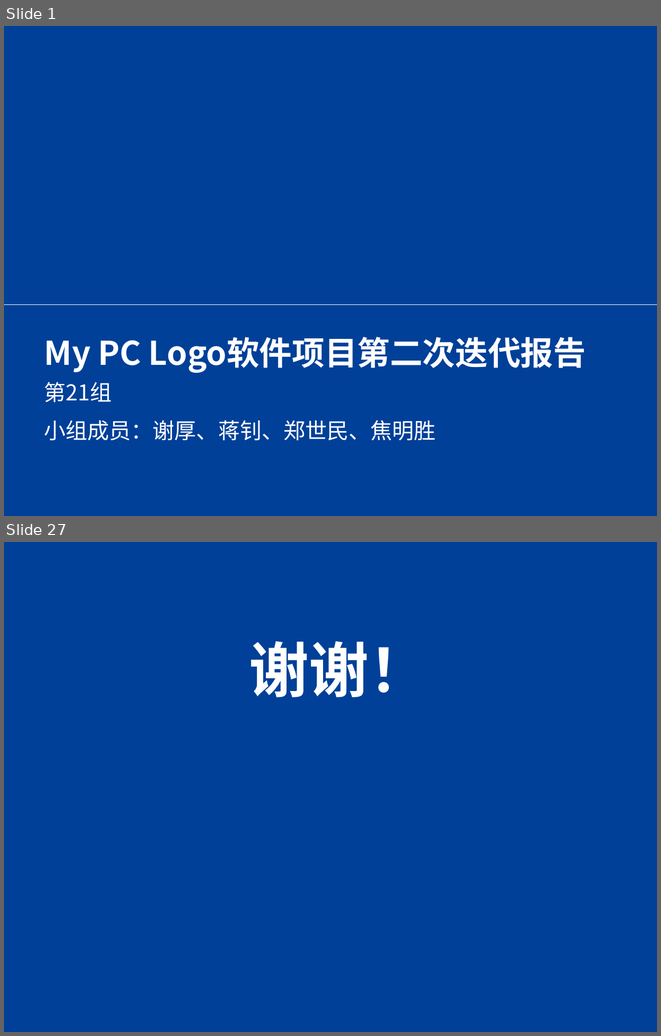
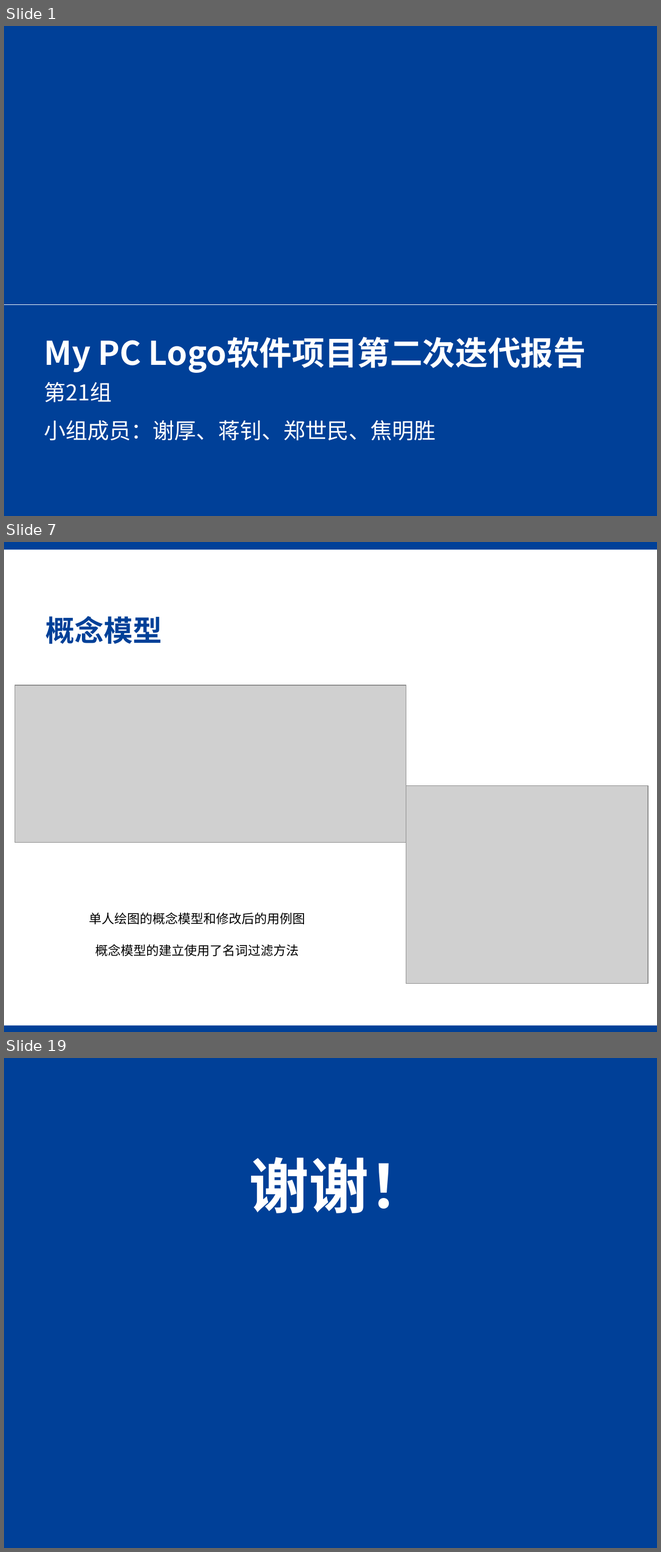
Before and after one commit to SJTU-SEP-21/SEP-21, a slide deck: TecPrototype/文档/迭代二答辩.pptx. Shown one above the other, each under a label of ours: slides 1 and 27 before the commit, slides 1, 7 and 19 after it; the slides between them are not shown. The pictures are 661x1036 and 661x1552 pixels, drawn with LibreOffice and Linux fonts; fonts in the diff are those of the drawing; grey boxes stand for pictures; background and template pictures are left out. Boxes give left, top, right and bottom in pixels: in the first picture for what was removed or moved away, otherwise in the second. Text is boxed around its words. In the diff, an @@ line names an element or a change of style, - is before the commit and + after.

```diff
--- a/TecPrototype/文档/迭代二答辩.pptx
+++ b/TecPrototype/文档/迭代二答辩.pptx
@@ slide 7 added at (4,542,657,1032), background #FFFFFF @@
@@ rectangle added at (4,542,657,550), fill #004098 @@
@@ title added at (46,616,162,644), 32 pt, text #004098, bold @@
+概念模型
@@ picture added at (15,685,406,843) @@
@@ picture added at (406,786,648,983) @@
@@ text added at (89,912,306,956), 14 pt, text #000000 @@
+单人绘图的概念模型和修改后的用例图
+概念模型的建立使用了名词过滤方法
@@ rectangle added at (4,1025,657,1032), fill #004098 @@
@@ what was slide 27 is now slide 19 @@
```
Also in this commit, not shown: 8 slides changed, 8 other slides added, 17 slides removed, 10 other files.
